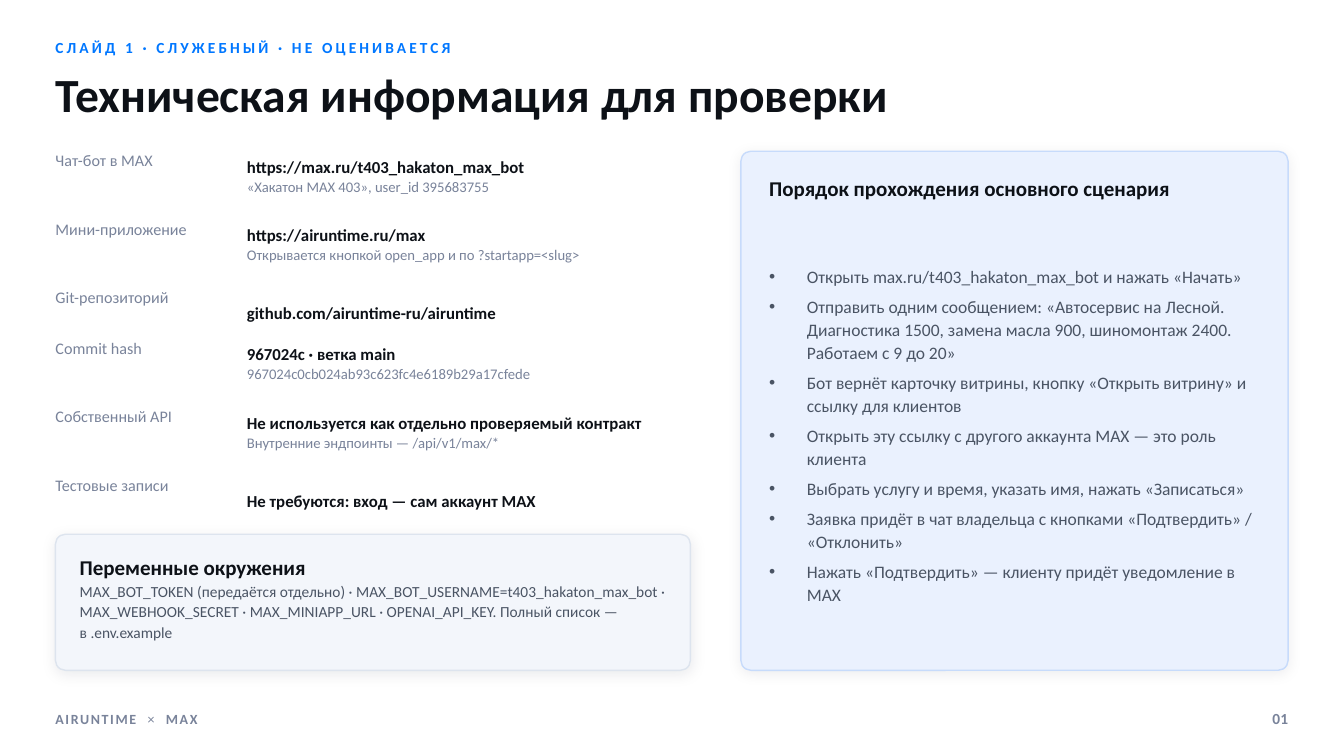
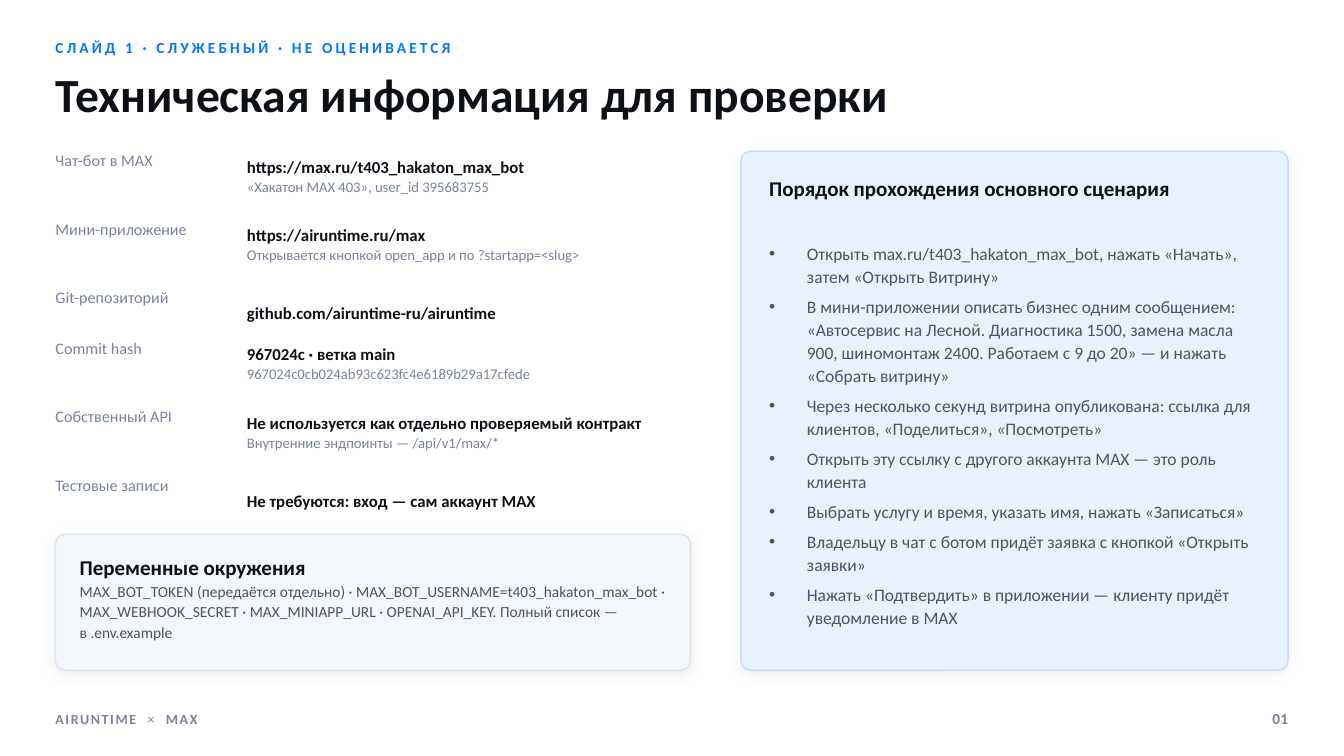
Before and after one commit to airuntime-ru/airuntime, a slide deck: slide 1 of docs/max-presentation/presentation.pptx. Drawn at 1344x756 pixels with LibreOffice and Linux fonts; fonts in the diff are those of the drawing. Boxes give left, top, right and bottom in pixels: in the first picture for what was removed or moved away, otherwise in the second. Text is boxed around its words. In the diff, an @@ line names an element or a change of style, - is before the commit and + after.

```diff
--- a/docs/max-presentation/presentation.pptx
+++ b/docs/max-presentation/presentation.pptx
@@ text at (x1=807, y1=248, x2=1251, y2=438): text changed @@
-• Открыть max.ru/t403_hakaton_max_bot и нажать «Начать»
-• Отправить одним сообщением: «Автосервис на Лесной. Диагностика 1500, замена масла 900, шиномонтаж 2400. Работаем с 9 до 20»
-• Бот вернёт карточку витрины, кнопку «Открыть витрину» и ссылку для клиентов
+• Открыть max.ru/t403_hakaton_max_bot, нажать «Начать», затем «Открыть Витрину»
+• В мини-приложении описать бизнес одним сообщением: «Автосервис на Лесной. Диагностика 1500, замена масла 900, шиномонтаж 2400. Работаем с 9 до 20» — и нажать «Собрать витрину»
+• Через несколько секунд витрина опубликована: ссылка для клиентов, «Поделиться», «Посмотреть»
@@ text at (x1=807, y1=536, x2=1248, y2=627): text changed @@
-• Заявка придёт в чат владельца с кнопками «Подтвердить» / «Отклонить»
-• Нажать «Подтвердить» — клиенту придёт уведомление в MAX
+• Владельцу в чат с ботом придёт заявка с кнопкой «Открыть заявки»
+• Нажать «Подтвердить» в приложении — клиенту придёт уведомление в MAX
```
Also in this commit, not shown: 7 other slides changed, 17 other files.
